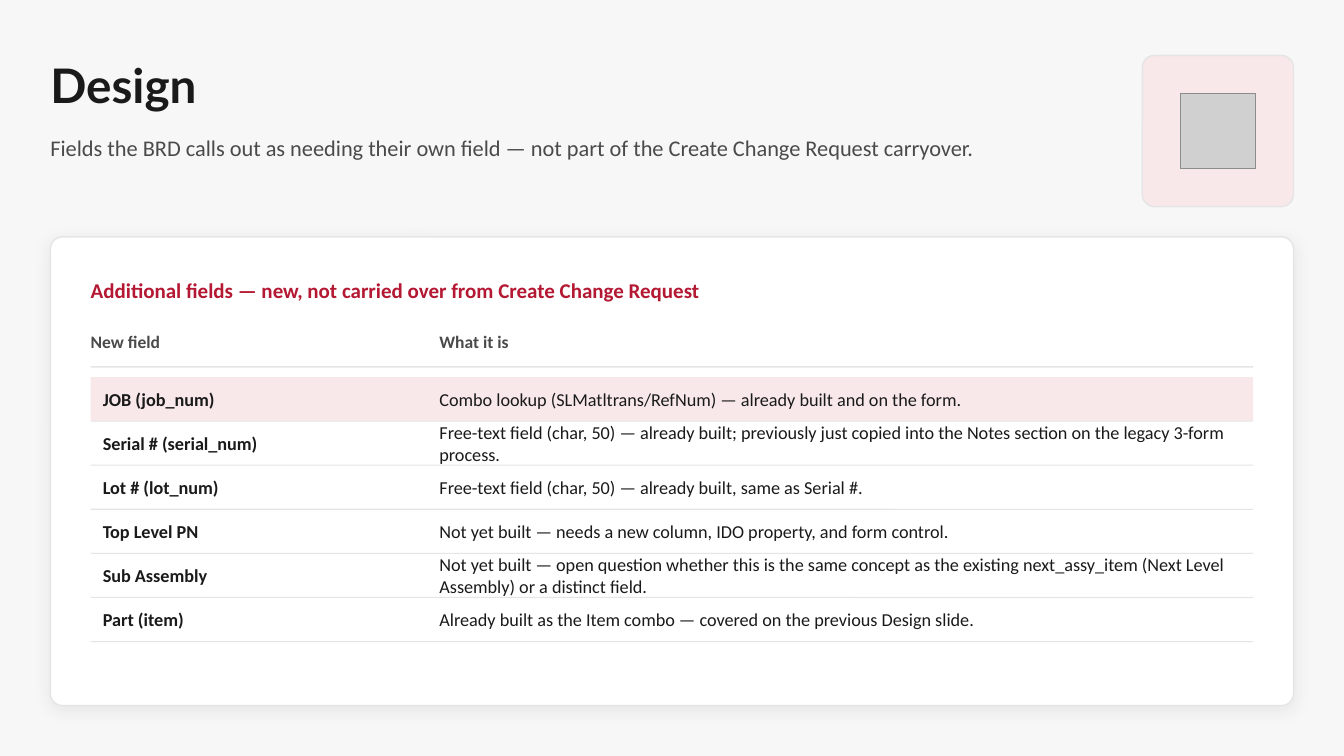
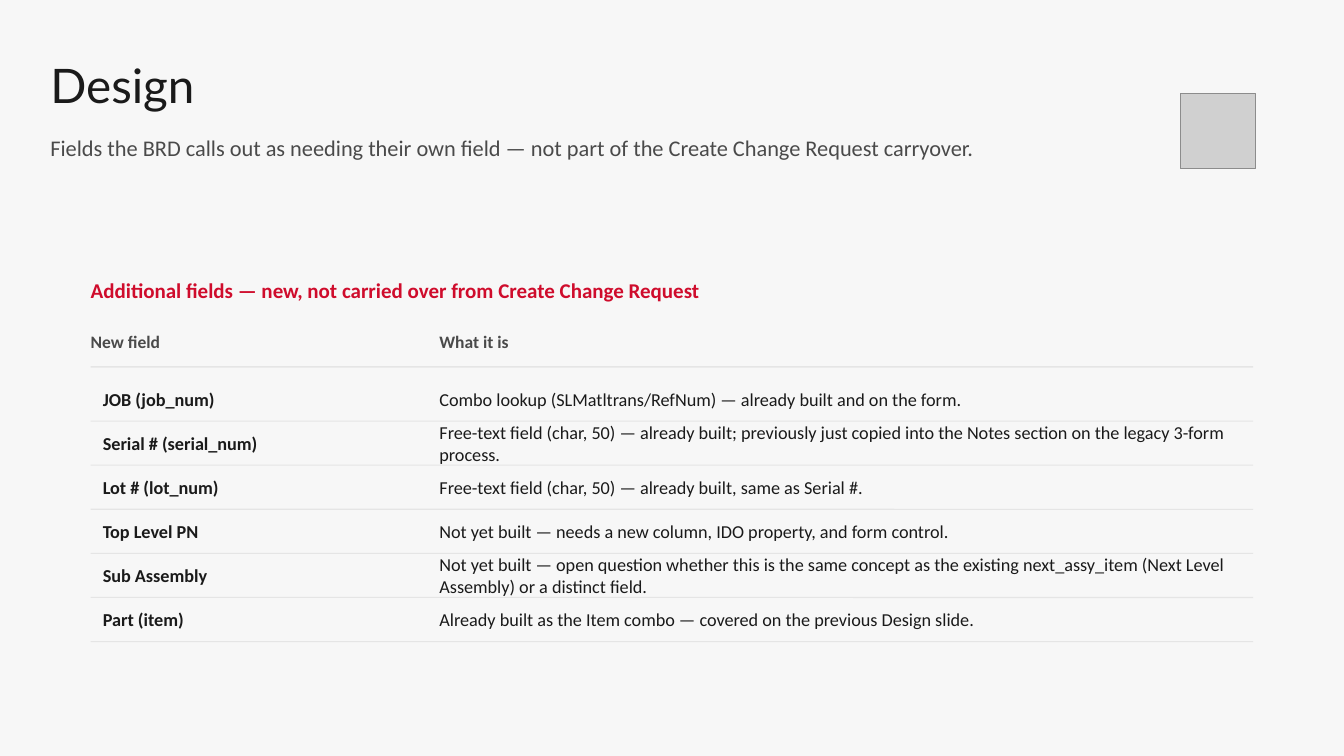
Before and after one commit to Enflite/eCMRs, a slide deck: slide 7 of docs/presentations/eCMRs_plan.pptx. Drawn at 1344x756 pixels with LibreOffice and Linux fonts; fonts in the diff are those of the drawing; grey boxes stand for pictures. Boxes give left, top, right and bottom in pixels: in the first picture for what was removed or moved away, otherwise in the second. Text is boxed around its words. In the diff, an @@ line names an element or a change of style, - is before the commit and + after.

```diff
--- a/docs/presentations/eCMRs_plan.pptx
+++ b/docs/presentations/eCMRs_plan.pptx
@@ text "Design" at (50, 68, 194, 112): bold off @@
@@ rounded rectangle removed at (1142, 55, 1294, 207) @@
@@ rounded rectangle removed at (50, 237, 1294, 706) @@
@@ text "Additional fields — new, not ..." at (91, 283, 700, 302): text colour #B41832 to #CF0C2C @@
@@ rectangle removed at (91, 377, 1253, 421) @@
```
Also in this commit, not shown: 12 other slides changed, 2 other files.
